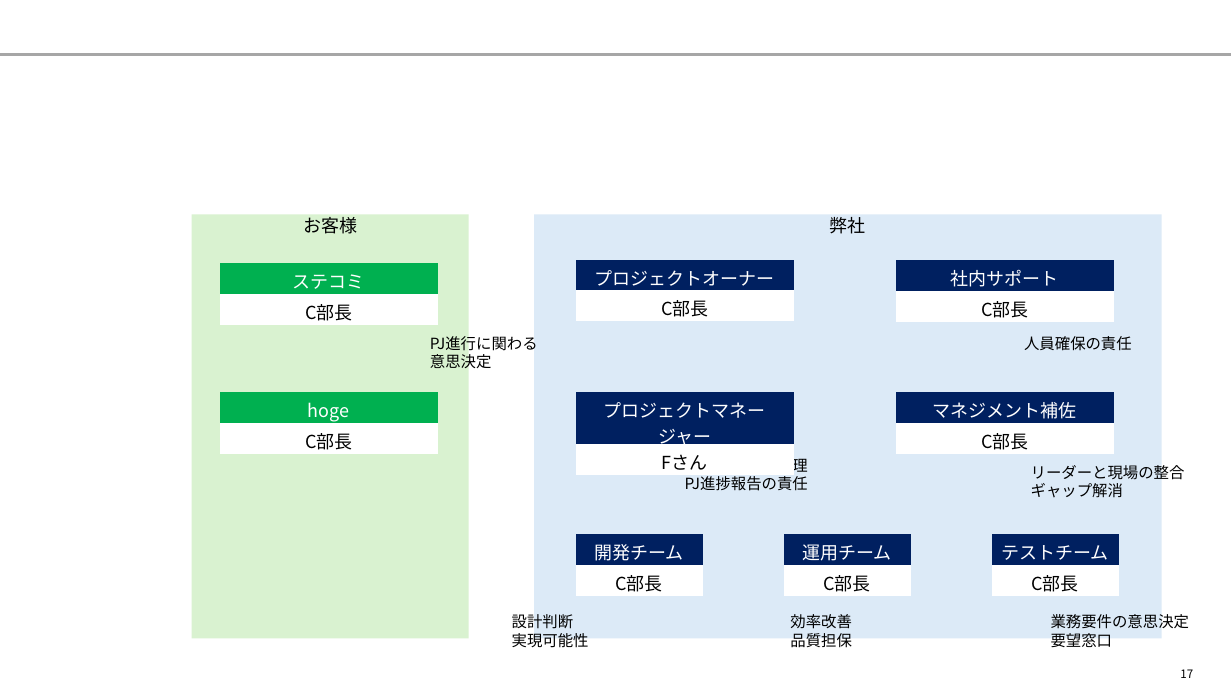
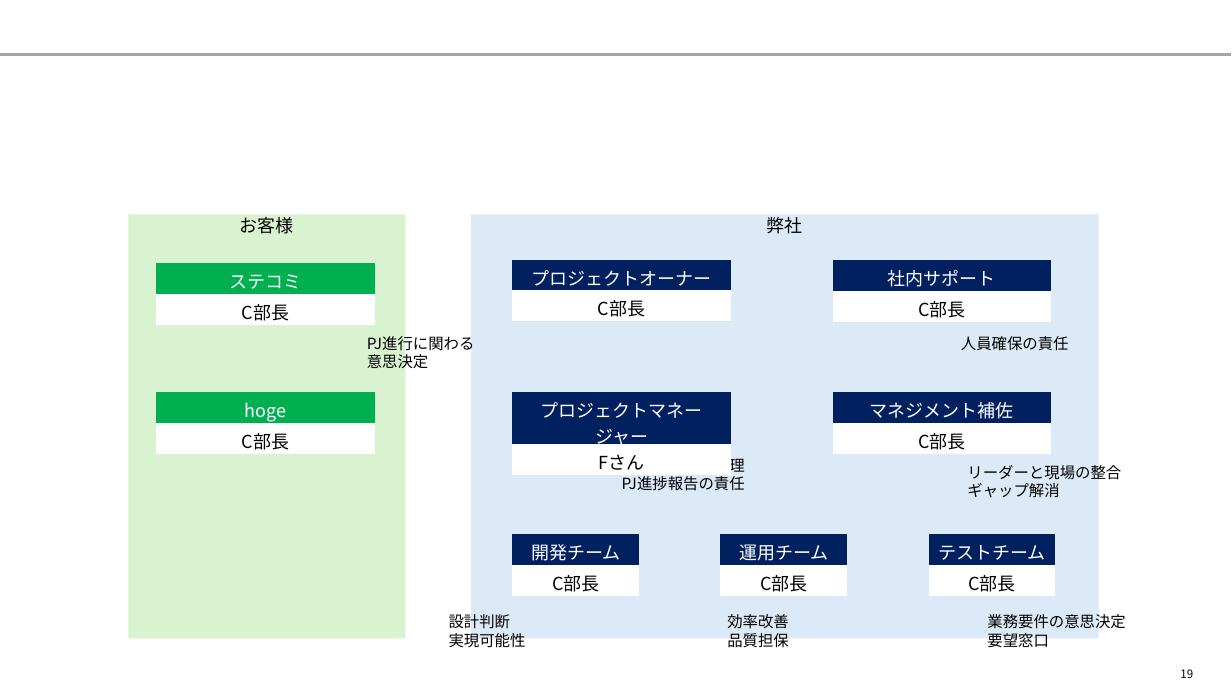
Before and after one commit to yuzucha16/dotfiles, a slide deck: slide 19 of office/Blank.potx (slide 17 before the commit). Drawn at 1232x693 pixels with LibreOffice and Linux fonts; fonts in the diff are those of the drawing. Boxes give left, top, right and bottom in pixels: in the first picture for what was removed or moved away, otherwise in the second. Text is boxed around its words. In the diff, an @@ line names an element or a change of style, - is before the commit and + after.

```diff
--- a/office/Blank.potx
+++ b/office/Blank.potx
@@ 9 tables, 8 texts, 2 rectangles: place and size @@
-9 tables, 8 texts, 2 rectangles at box(191, 214, 1189, 648)
+9 tables, 8 texts, 2 rectangles at box(128, 214, 1125, 648)
@@ page number at box(1180, 669, 1193, 678): text changed @@
-17
+19
```
Also in this commit, not shown: 2 other slides changed, 4 slides added, 1 slide removed.
